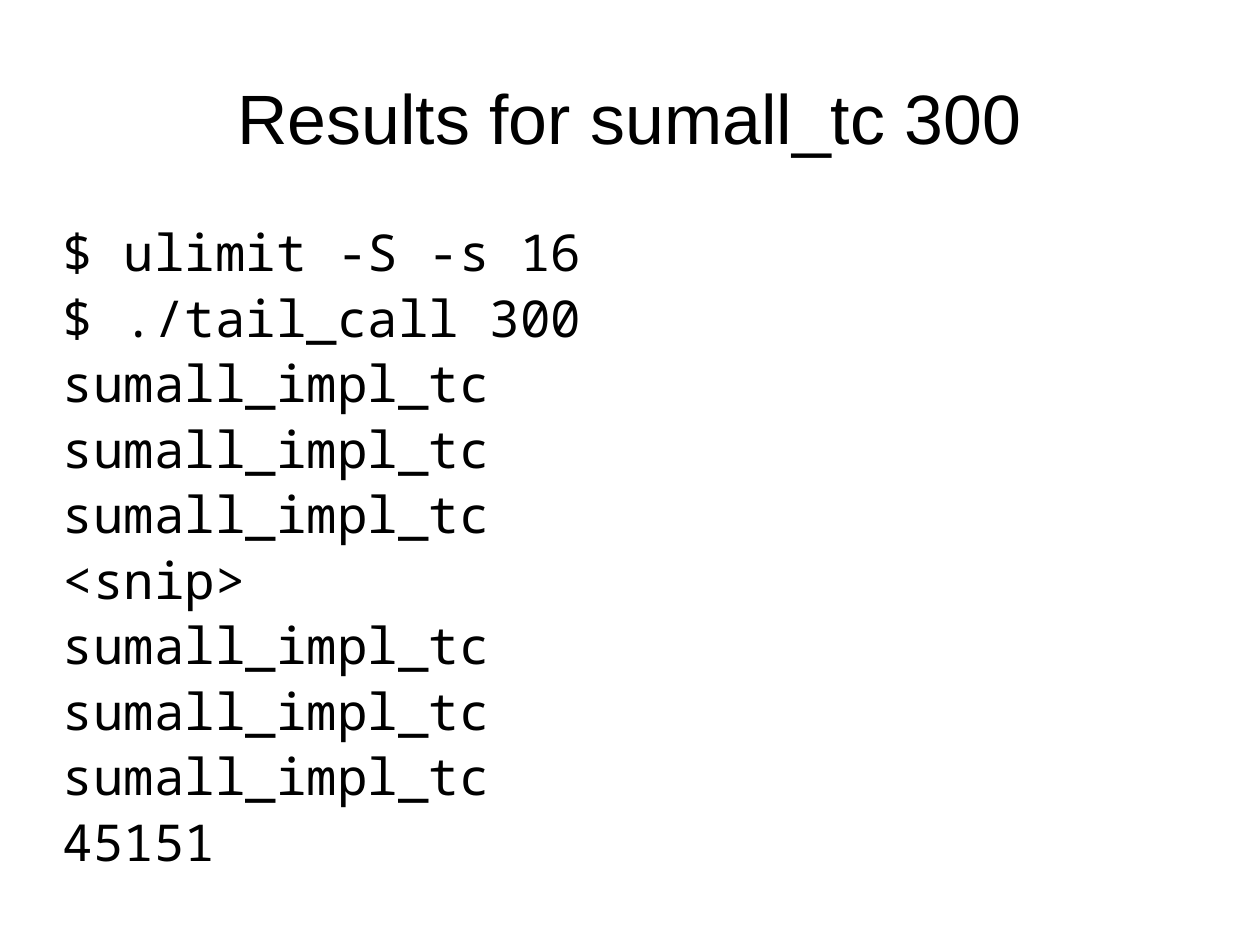
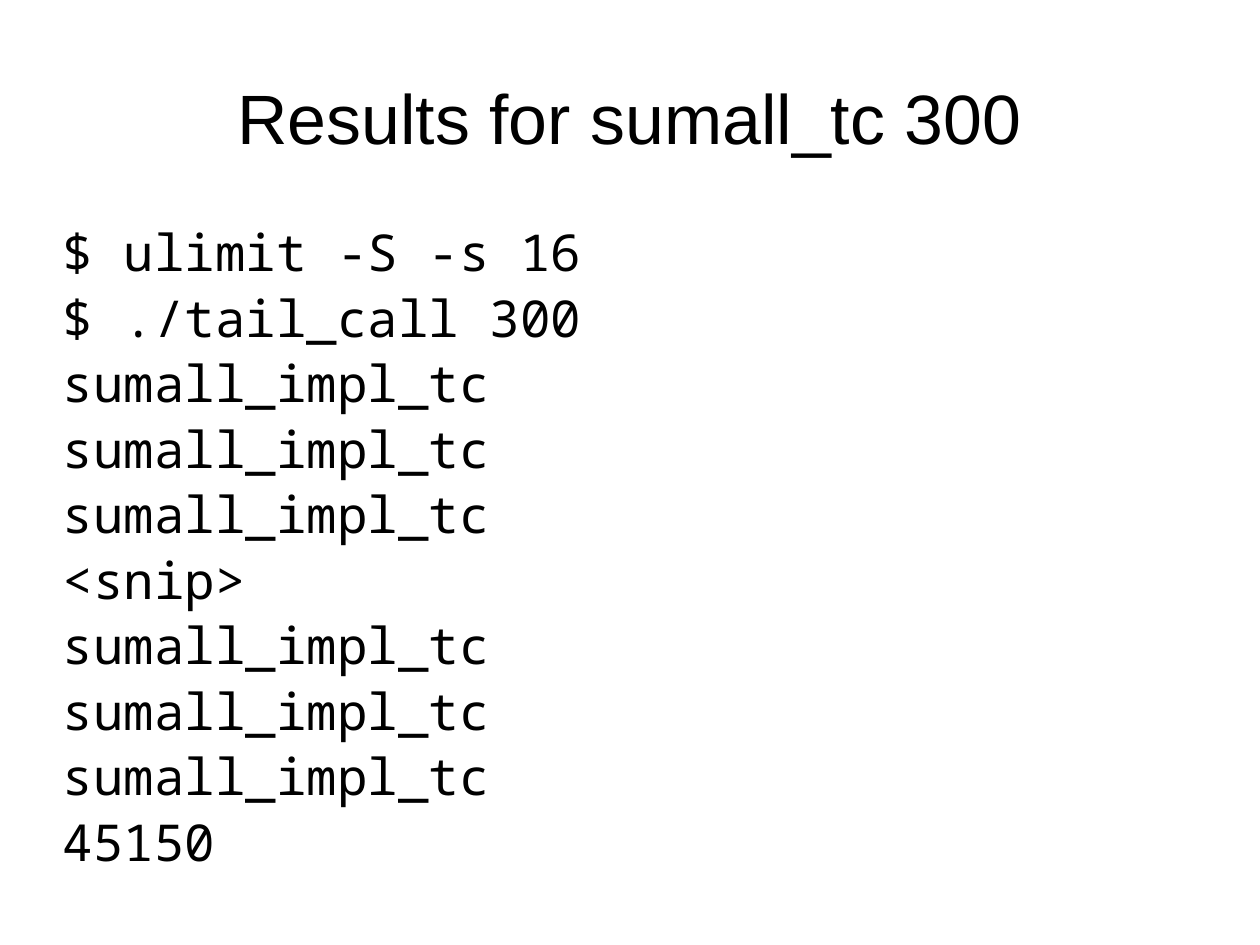
Before and after one commit to andybalaam/tail-call-opt-in-cpp, a slide deck: slide 11 of andybalaam-tailcall.odp. Drawn at 1260x945 pixels with LibreOffice and Linux fonts; fonts in the diff are those of the drawing. Boxes give left, top, right and bottom in pixels: in the first picture for what was removed or moved away, otherwise in the second. Text is boxed around its words. In the diff, an @@ line names an element or a change of style, - is before the commit and + after.

```diff
--- a/andybalaam-tailcall.odp
+++ b/andybalaam-tailcall.odp
@@ text at (x1=63, y1=824, x2=215, y2=862): text changed @@
-45151
+45150
```
Also in this commit, not shown: 4 other slides changed, 1 other file.
